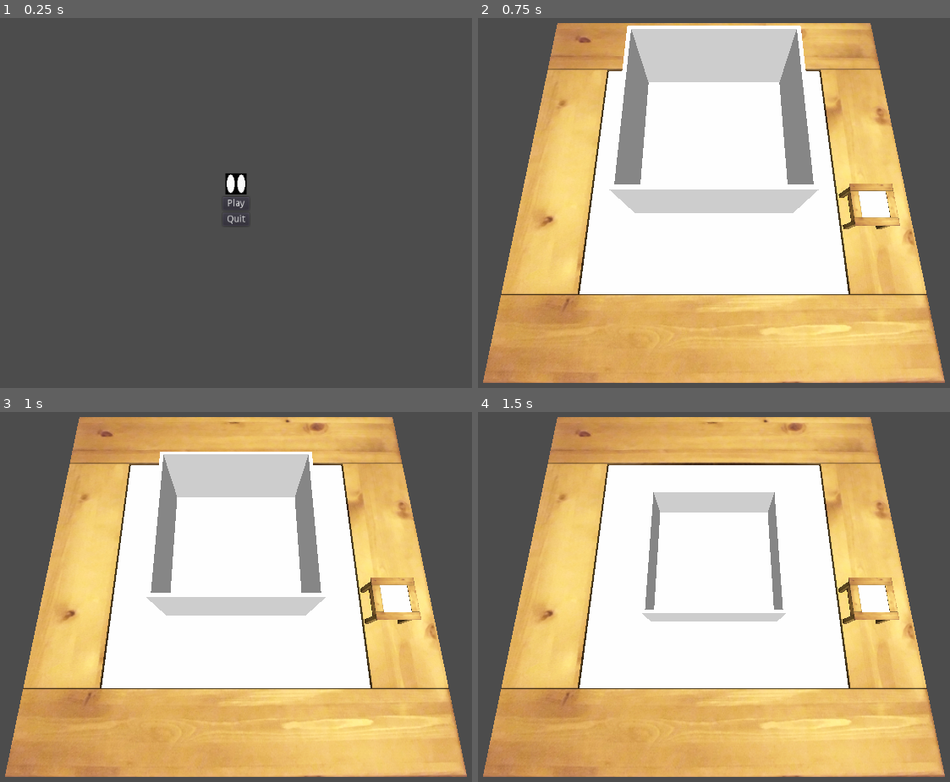
Above: before the commit, frames 1-4 (two rows, left to right).
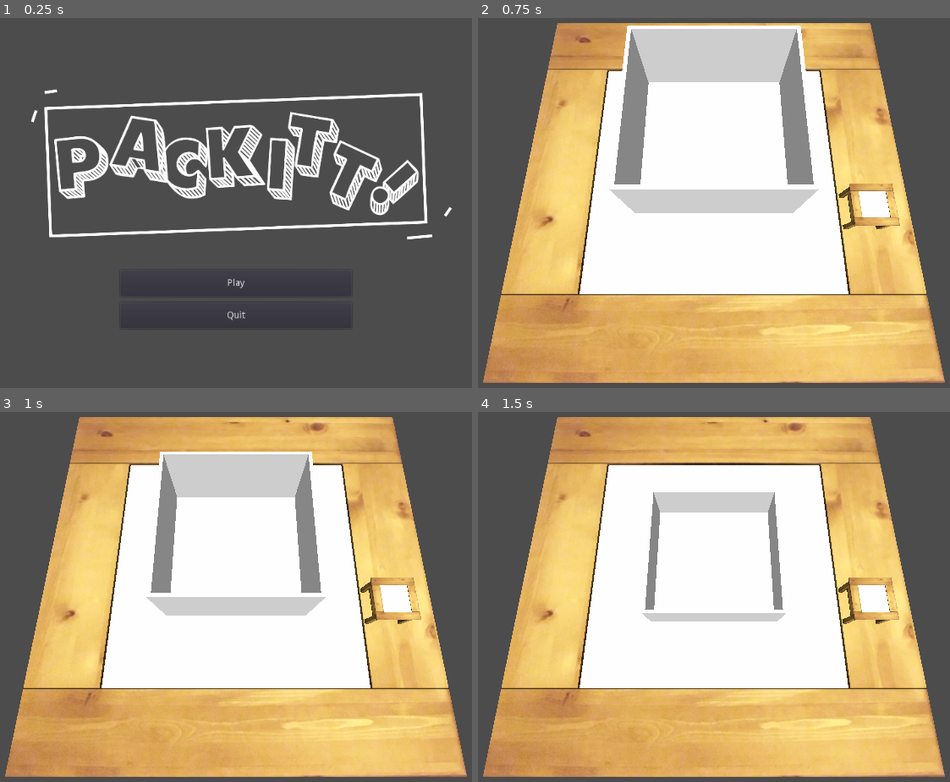
Above: after the commit, the same moments.

Repository: drkitt/packitt
Game: Godot game, scene res://title_screen.tscn
The game is run twice, just before and just after one commit, with the same random seed, the same clock (stepped at 60 frames per second) and the same inputs. This scene is started directly instead of the project's main scene.
Inputs (mouse positions are in pixels of both pictures, inside the frame that each line leads up to):
- Up to frame 1 (0.25 s): no input
- Up to frame 2 (0.75 s): click "Play" at 0.5 s
- Up to frame 3 (1 s): no input
- Up to frame 4 (1.5 s): move the mouse to (865, 574) at 1.27 s; click (865, 574) at 1.42 s

The runs differ from the first frame. In frame 1, 8.1% of the frame differs, in the area x 6-96%, y 19-84%; in frame 2, nothing differs; in frame 3, nothing differs; in frame 4, nothing differs.

Commit message:
Title screen design

Diff:
--- a/CSSA Game Jam 2022/title_screen.tscn
+++ b/CSSA Game Jam 2022/title_screen.tscn
@@ -1,7 +1,8 @@
-[gd_scene load_steps=3 format=2]
+[gd_scene load_steps=4 format=2]
 
-[ext_resource path="res://models/bomb/56A9448D_a.jpg" type="Texture" id=1]
+[ext_resource path="res://logo/logo_dark_bg.png" type="Texture" id=1]
 [ext_resource path="res://title_screen.gd" type="Script" id=2]
+[ext_resource path="res://logo/box_dark_bg.png" type="Texture" id=3]
 
 [node name="Title screen" type="MarginContainer"]
 anchor_right = 1.0
@@ -16,30 +17,71 @@
 margin_bottom = 600.0
 
 [node name="VBoxContainer" type="VBoxContainer" parent="CenterContainer"]
-margin_left = 492.0
-margin_top = 260.0
-margin_right = 532.0
-margin_bottom = 340.0
+margin_left = 162.0
+margin_top = 103.0
+margin_right = 862.0
+margin_bottom = 496.0
+alignment = 1
 
-[node name="Logo" type="TextureRect" parent="CenterContainer/VBoxContainer"]
-margin_left = 4.0
-margin_right = 36.0
-margin_bottom = 32.0
-size_flags_horizontal = 6
-size_flags_vertical = 6
+[node name="CenterContainer" type="CenterContainer" parent="CenterContainer/VBoxContainer"]
+margin_right = 700.0
+margin_bottom = 300.0
+
+[node name="Logo box" type="TextureRect" parent="CenterContainer/VBoxContainer/CenterContainer"]
+margin_right = 700.0
+margin_bottom = 300.0
+rect_min_size = Vector2( 700, 300 )
+texture = ExtResource( 3 )
+expand = true
+stretch_mode = 1
+
+[node name="Logo text" type="TextureRect" parent="CenterContainer/VBoxContainer/CenterContainer"]
+margin_left = 5.0
+margin_right = 695.0
+margin_bottom = 300.0
+rect_min_size = Vector2( 690, 300 )
 texture = ExtResource( 1 )
+expand = true
+stretch_mode = 1
+__meta__ = {
+"_edit_use_anchors_": false
+}
 
-[node name="Play button" type="Button" parent="CenterContainer/VBoxContainer"]
-margin_top = 36.0
-margin_right = 40.0
-margin_bottom = 56.0
+[node name="VBoxContainer" type="VBoxContainer" parent="CenterContainer/VBoxContainer"]
+margin_top = 304.0
+margin_right = 700.0
+margin_bottom = 393.0
+alignment = 2
+
+[node name="MarginContainer" type="MarginContainer" parent="CenterContainer/VBoxContainer/VBoxContainer"]
+margin_right = 700.0
+margin_bottom = 45.0
+custom_constants/margin_right = 175
+custom_constants/margin_left = 175
+custom_constants/margin_bottom = 5
+
+[node name="Play button" type="Button" parent="CenterContainer/VBoxContainer/VBoxContainer/MarginContainer"]
+margin_left = 175.0
+margin_right = 525.0
+margin_bottom = 40.0
+rect_min_size = Vector2( 350, 40 )
+size_flags_horizontal = 3
+size_flags_vertical = 3
 text = "Play"
 
-[node name="Quit button" type="Button" parent="CenterContainer/VBoxContainer"]
-margin_top = 60.0
-margin_right = 40.0
-margin_bottom = 80.0
+[node name="MarginContainer2" type="MarginContainer" parent="CenterContainer/VBoxContainer/VBoxContainer"]
+margin_top = 49.0
+margin_right = 700.0
+margin_bottom = 89.0
+custom_constants/margin_right = 175
+custom_constants/margin_left = 175
+
+[node name="Quit button" type="Button" parent="CenterContainer/VBoxContainer/VBoxContainer/MarginContainer2"]
+margin_left = 175.0
+margin_right = 525.0
+margin_bottom = 40.0
+rect_min_size = Vector2( 350, 40 )
 text = "Quit"
 
-[connection signal="pressed" from="CenterContainer/VBoxContainer/Play button" to="." method="_on_Play_button_pressed"]
-[connection signal="pressed" from="CenterContainer/VBoxContainer/Quit button" to="." method="_on_Quit_button_pressed"]
+[connection signal="pressed" from="CenterContainer/VBoxContainer/VBoxContainer/MarginContainer/Play button" to="." method="_on_Play_button_pressed"]
+[connection signal="pressed" from="CenterContainer/VBoxContainer/VBoxContainer/MarginContainer2/Quit button" to="." method="_on_Quit_button_pressed"]
